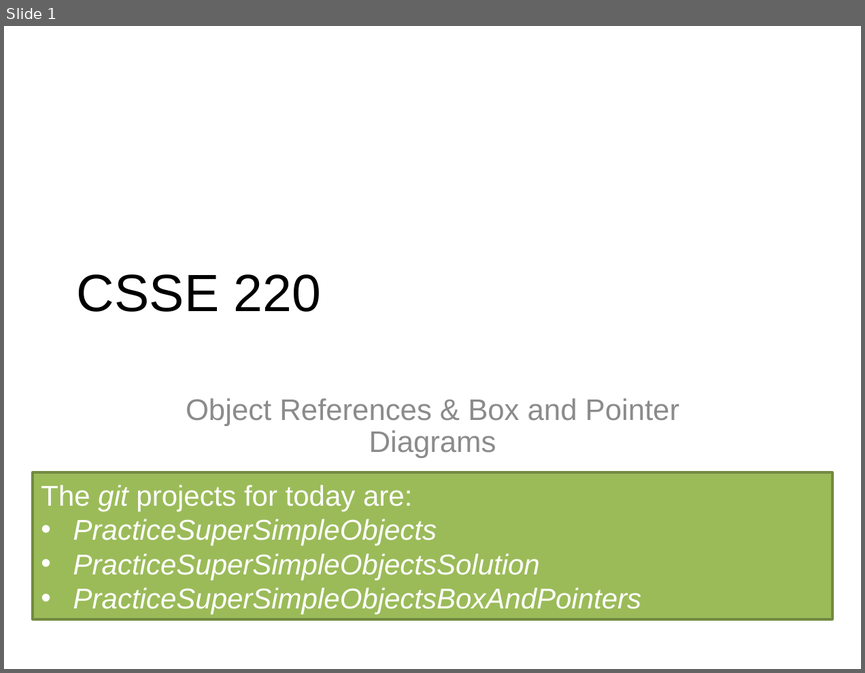
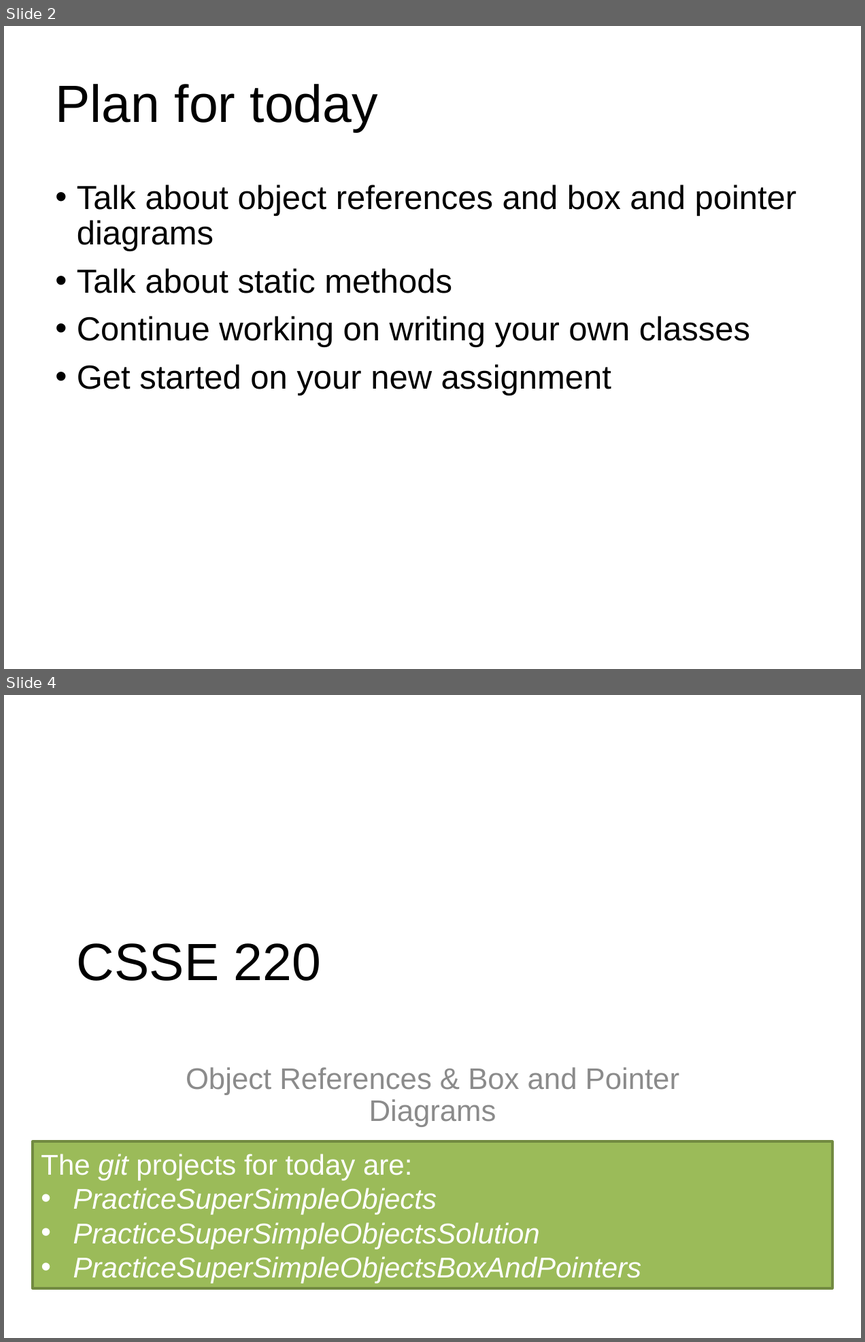
Before and after one commit to RHIT-CSSE/csse220, a slide deck: ClassMaterials/SimpleObjects/Slides/Part2-ObjectRefs.pptx. Shown one above the other, each under a label of ours: slide 1 before the commit, slides 2 and 4 after it; the slides between them are not shown. The pictures are 865x673 and 865x1342 pixels, drawn with LibreOffice and Linux fonts; fonts in the diff are those of the drawing. Boxes give left, top, right and bottom in pixels: in the first picture for what was removed or moved away, otherwise in the second. Text is boxed around its words. In the diff, an @@ line names an element or a change of style, - is before the commit and + after.

```diff
--- a/ClassMaterials/SimpleObjects/Slides/Part2-ObjectRefs.pptx
+++ b/ClassMaterials/SimpleObjects/Slides/Part2-ObjectRefs.pptx
@@ slide 2 added at [4,26,861,669], background #FFFFFF @@
@@ title added at [55,84,378,132], 44 pt, text #000000 @@
+Plan for today
@@ text added at [77,184,797,395], 28 pt, text #000000 @@
+• Talk about object references and box and pointer diagrams
+• Talk about static methods
+• Continue working on writing your own classes
+• Get started on your new assignment
@@ what was slide 1 is now slide 4 @@
```
Also in this commit, not shown: 16 other slides added, 3 other files.
